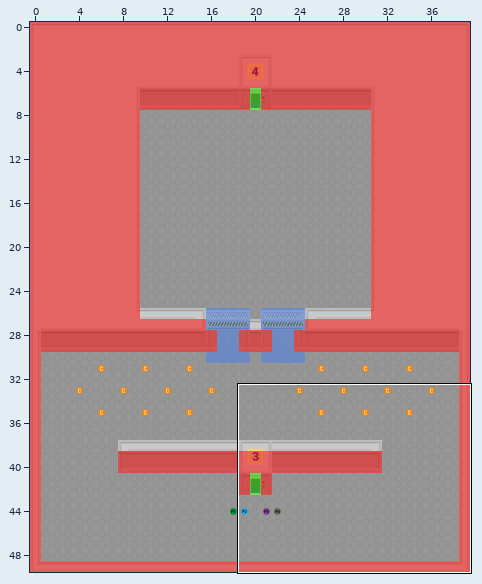
Two states of a Tiled map, core/assets/maps/level-3.tmx. The first picture is a wide view before the edit; the outline marks the close-up.
Close-up. Before:
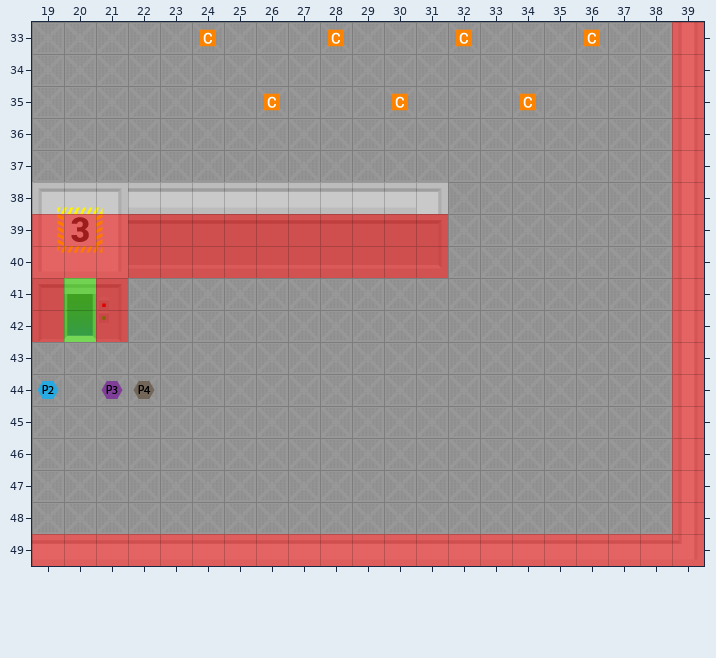
Cells are 32x32 px. Shown: x 19..39, y 33..49. The commit also changed other parts of the map, which this record leaves out.
The same view after the edit:
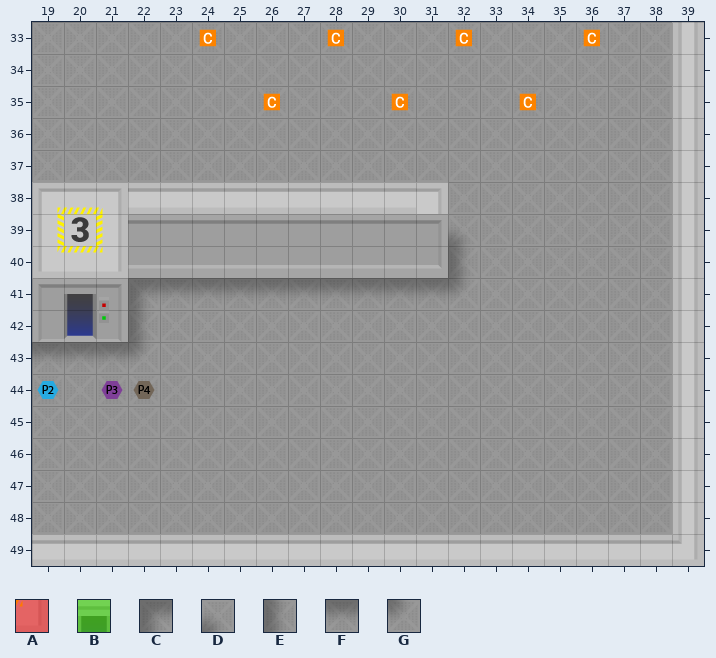
Key: from "collisions": A 5, B 7; from "terrain": C 21, D 92, E 110, F 127, G 128.
_ is an empty cell.
Tiles of an added or newly shown layer are drawn over the layers below it.
See-through tiles are keyed as they look on the map.
The exact change:
Layer "Shadow" (now shown):
y 39: x 32 _ -> D
y 40: x 32 _ -> E
y 41: x 22..32 ___________ -> CFFFFFFFFFG
y 42: x 22 _ -> E
y 43: x 19..22 ____ -> FFFG
Layer "Collisions" (now hidden):
y 33..38: x 39 A -> _
y 39..40: x 19..31 AAAAAAAAAAAAA -> _____________; x 39 A -> _
y 41..42: x 19..21 ABA -> ___; x 39 A -> _
y 43..48: x 39 A -> _
y 49: x 19..39 AAAAAAAAAAAAAAAAAAAAA -> _____________________
Boxes around the changes in both close-ups, in picture pixels (x1, y1, x2, y2):
changed: (32, 22, 704, 566)
